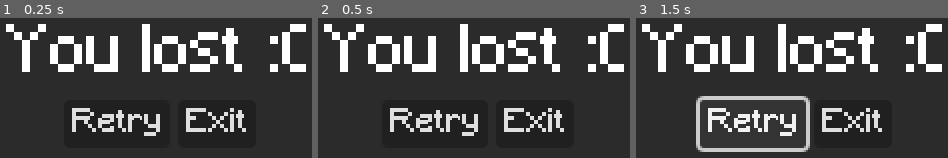
Above: before the commit, frames 1-3 (left to right).
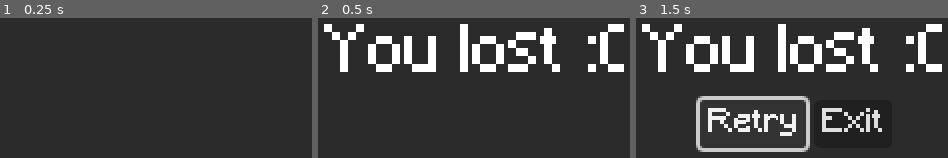
Above: after the commit, the same moments.

Repository: VarBus/Hacky-Bot
Game: Godot game, scene res://Scenes/UI/lost_screen.tscn
Same seed, same stepped clock (60 frames per second), same inputs: the game is played once before the commit and once after it. The project has no main scene, so this scene is started directly.
Inputs (mouse positions are in pixels of both pictures, inside the frame that each line leads up to):
- Up to frame 1 (0.25 s): no input
- Up to frame 2 (0.5 s): no input
- Up to frame 3 (1.5 s): click (754, 124) at 0.5 s, where only the run before the commit has a clickable "Retry"; click "Retry" at 1.25 s

The runs differ from the first frame. In frame 1, 13% of the frame differs, in the area x 1-99%, y 4-85%; in frame 2, 3.3%; in frame 3, nothing differs.

Commit message:
feature: Animation lost screen agregada

Diff:
--- a/Scenes/UI/lost_screen.tscn
+++ b/Scenes/UI/lost_screen.tscn
@@ -1,7 +1,91 @@
-[gd_scene load_steps=3 format=3 uid="uid://ceo1s0dhm1bk5"]
+[gd_scene load_steps=6 format=3 uid="uid://ceo1s0dhm1bk5"]
 
 [ext_resource type="Script" uid="uid://dm1rdn4x62dv8" path="res://scripts/UI/lost_screen.gd" id="1_fkn2w"]
 [ext_resource type="FontFile" uid="uid://c8yuhivf2dij5" path="res://assets/fonts/Minecraft.ttf" id="1_rpgw2"]
+
+[sub_resource type="Animation" id="Animation_fkn2w"]
+resource_name = "lost_screen_animation"
+tracks/0/type = "value"
+tracks/0/imported = false
+tracks/0/enabled = true
+tracks/0/path = NodePath("LostLabel:visible")
+tracks/0/interp = 1
+tracks/0/loop_wrap = true
+tracks/0/keys = {
+"times": PackedFloat32Array(0, 0.3),
+"transitions": PackedFloat32Array(1, 1),
+"update": 1,
+"values": [false, true]
+}
+tracks/1/type = "value"
+tracks/1/imported = false
+tracks/1/enabled = true
+tracks/1/path = NodePath("HBoxContainer/RetryButton:visible")
+tracks/1/interp = 1
+tracks/1/loop_wrap = true
+tracks/1/keys = {
+"times": PackedFloat32Array(0, 0.5),
+"transitions": PackedFloat32Array(1, 1),
+"update": 1,
+"values": [false, true]
+}
+tracks/2/type = "value"
+tracks/2/imported = false
+tracks/2/enabled = true
+tracks/2/path = NodePath("HBoxContainer/ExitButton:visible")
+tracks/2/interp = 1
+tracks/2/loop_wrap = true
+tracks/2/keys = {
+"times": PackedFloat32Array(0, 0.7),
+"transitions": PackedFloat32Array(1, 1),
+"update": 1,
+"values": [false, true]
+}
+
+[sub_resource type="Animation" id="Animation_yewig"]
+length = 0.001
+tracks/0/type = "value"
+tracks/0/imported = false
+tracks/0/enabled = true
+tracks/0/path = NodePath("LostLabel:visible")
+tracks/0/interp = 1
+tracks/0/loop_wrap = true
+tracks/0/keys = {
+"times": PackedFloat32Array(0),
+"transitions": PackedFloat32Array(1),
+"update": 1,
+"values": [false]
+}
+tracks/1/type = "value"
+tracks/1/imported = false
+tracks/1/enabled = true
+tracks/1/path = NodePath("HBoxContainer/RetryButton:visible")
+tracks/1/interp = 1
+tracks/1/loop_wrap = true
+tracks/1/keys = {
+"times": PackedFloat32Array(0),
+"transitions": PackedFloat32Array(1),
+"update": 1,
+"values": [false]
+}
+tracks/2/type = "value"
+tracks/2/imported = false
+tracks/2/enabled = true
+tracks/2/path = NodePath("HBoxContainer/ExitButton:visible")
+tracks/2/interp = 1
+tracks/2/loop_wrap = true
+tracks/2/keys = {
+"times": PackedFloat32Array(0),
+"transitions": PackedFloat32Array(1),
+"update": 1,
+"values": [false]
+}
+
+[sub_resource type="AnimationLibrary" id="AnimationLibrary_u4q5h"]
+_data = {
+&"RESET": SubResource("Animation_yewig"),
+&"lost_screen_animation": SubResource("Animation_fkn2w")
+}
 
 [node name="LostScreen" type="Control"]
 layout_mode = 3
@@ -22,6 +106,7 @@
 color = Color(0, 0, 0, 0.44313726)
 
 [node name="LostLabel" type="Label" parent="."]
+visible = false
 layout_mode = 1
 anchors_preset = 8
 anchor_left = 0.5
@@ -54,13 +139,22 @@
 alignment = 1
 
 [node name="RetryButton" type="Button" parent="HBoxContainer"]
+visible = false
 layout_mode = 2
 theme_override_fonts/font = ExtResource("1_rpgw2")
 theme_override_font_sizes/font_size = 16
 text = "Retry"
 
 [node name="ExitButton" type="Button" parent="HBoxContainer"]
+visible = false
 layout_mode = 2
 theme_override_fonts/font = ExtResource("1_rpgw2")
 theme_override_font_sizes/font_size = 16
 text = "Exit"
+
+[node name="AnimationPlayer" type="AnimationPlayer" parent="."]
+libraries = {
+&"": SubResource("AnimationLibrary_u4q5h")
+}
+
+[connection signal="pressed" from="HBoxContainer/ExitButton" to="." method="_on_exit_button_pressed"]
--- a/scripts/UI/lost_screen.gd
+++ b/scripts/UI/lost_screen.gd
@@ -1,9 +1,10 @@
 extends Control
+@onready var animation_player: AnimationPlayer = $AnimationPlayer
 
 
 # Called when the node enters the scene tree for the first time.
 func _ready() -> void:
-	pass # Replace with function body.
+	animation_player.play("lost_screen_animation")
 
 
 # Called every frame. 'delta' is the elapsed time since the previous frame.
